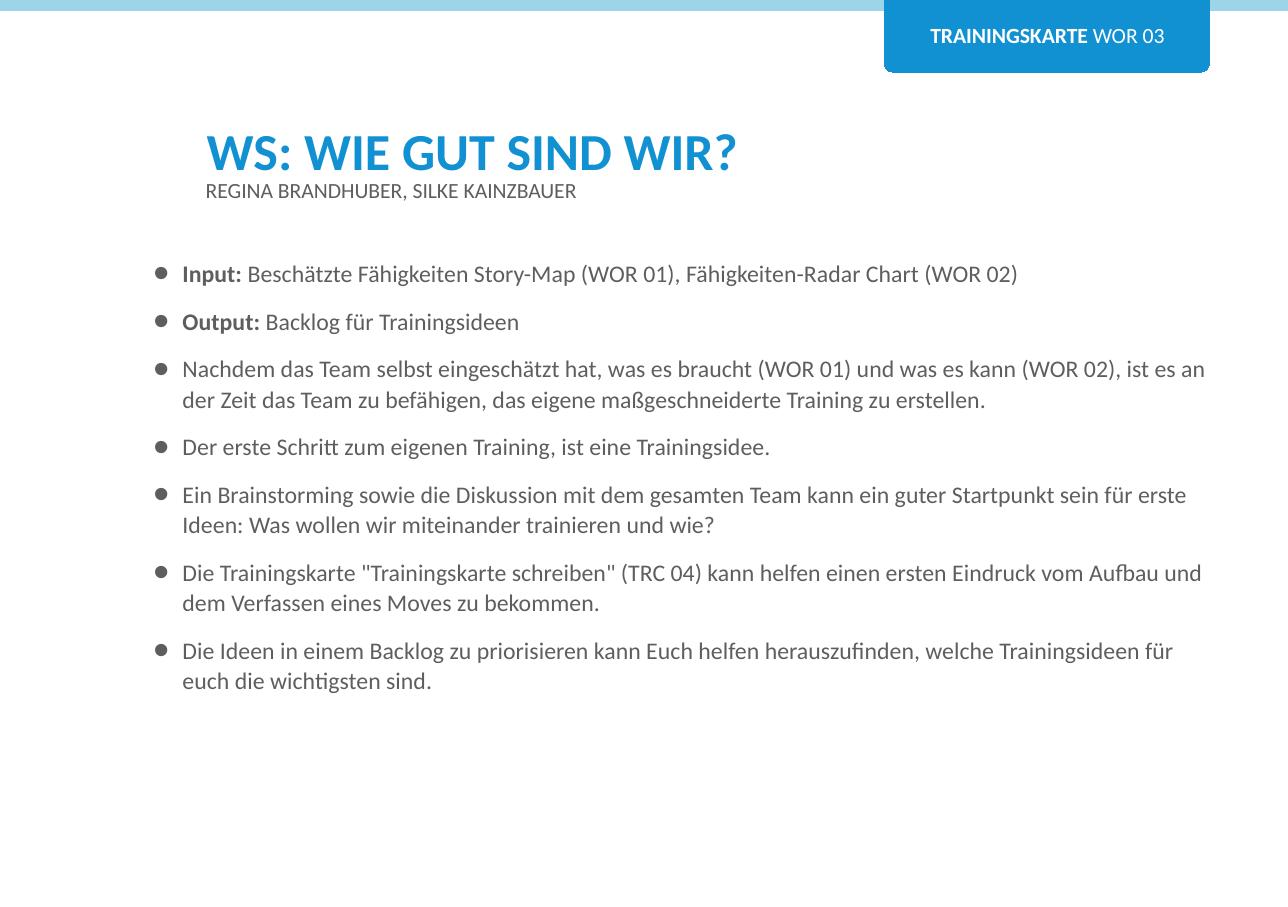
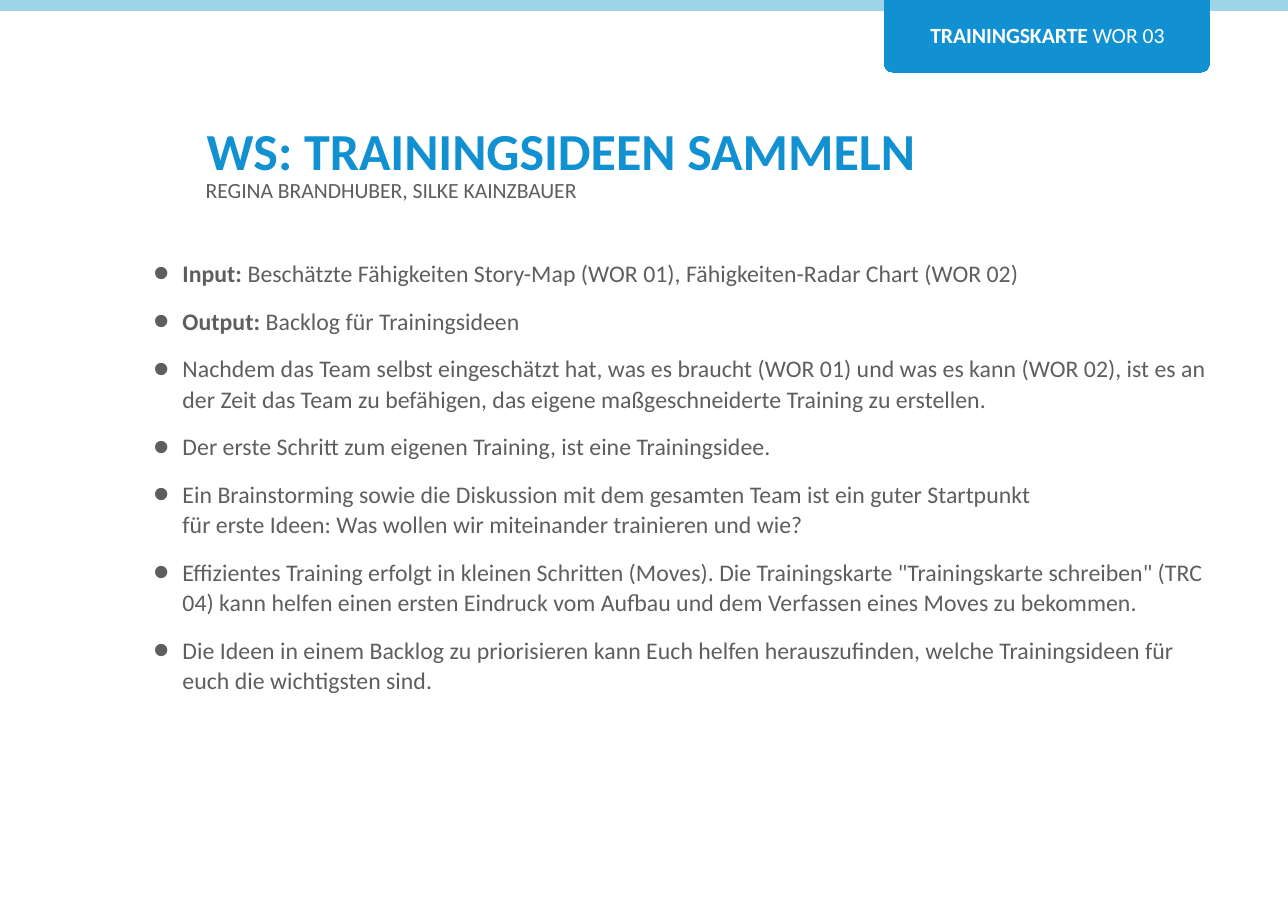
Before and after one commit to Teamtool/training-materials, a slide deck: slide 1 of training-cards/agile moves/Workshops (WOR)/ger/apprentice/ger_WOR_03_Trainingsideen_sammeln_AM_A.pptx. Drawn at 1288x907 pixels with LibreOffice and Linux fonts; fonts in the diff are those of the drawing; background and template pictures are left out. Boxes give left, top, right and bottom in pixels: in the first picture for what was removed or moved away, otherwise in the second. Text is boxed around its words. In the diff, an @@ line names an element or a change of style, - is before the commit and + after.

```diff
--- a/training-cards/agile moves/Workshops (WOR)/ger/apprentice/ger_WOR_03_Trainingsideen_sammeln_AM_A.pptx
+++ b/training-cards/agile moves/Workshops (WOR)/ger/apprentice/ger_WOR_03_Trainingsideen_sammeln_AM_A.pptx
@@ title at (x1=207, y1=136, x2=915, y2=171): text changed @@
-WS: WIE GUT SIND WIR?
+WS: TRAININGSIDEEN SAMMELN
@@ text at (x1=182, y1=486, x2=1202, y2=614): text changed @@
-• Ein Brainstorming sowie die Diskussion mit dem gesamten Team kann ein guter Startpunkt sein für erste Ideen: Was wollen wir miteinander trainieren und wie?
-• Die Trainingskarte "Trainingskarte schreiben" (TRC 04) kann helfen einen ersten Eindruck vom Aufbau und dem Verfassen eines Moves zu bekommen.
+• Ein Brainstorming sowie die Diskussion mit dem gesamten Team ist ein guter Startpunkt
+  für erste Ideen: Was wollen wir miteinander trainieren und wie?
+• Effizientes Training erfolgt in kleinen Schritten (Moves). Die Trainingskarte "Trainingskarte schreiben" (TRC 04) kann helfen einen ersten Eindruck vom Aufbau und dem Verfassen eines Moves zu bekommen.
```
Also in this commit, not shown: 6 other files.
